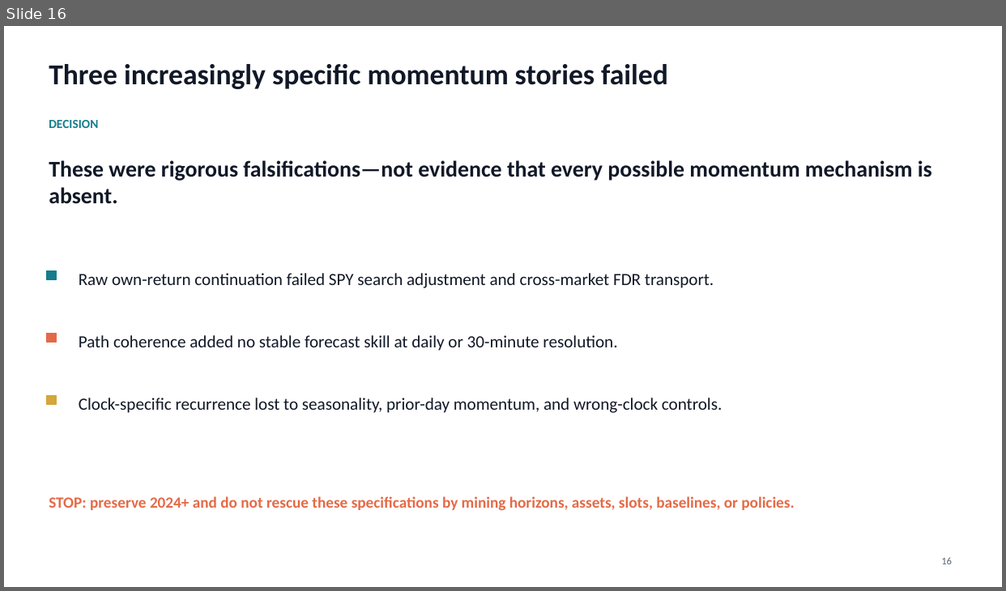
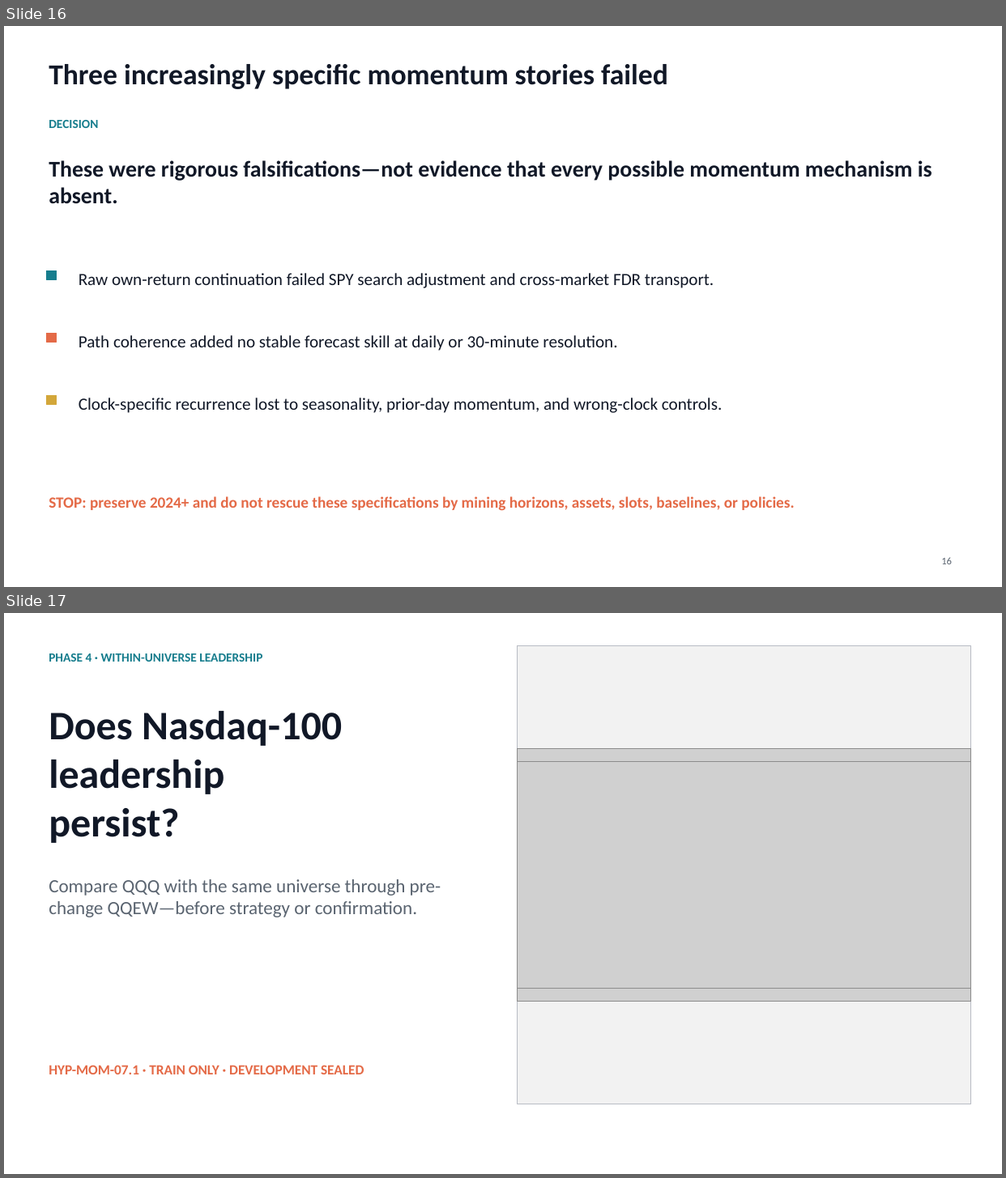
Before and after one commit to Francisc0Franc0/Time-Series-Modeling-Gen5, a slide deck: literature_studies/presentations/gen5_momentum_predictor_evidence_series.pptx. Shown one above the other, each under a label of ours: slide 16 before the commit, slides 16 and 17 after it. The pictures are 1006x591 and 1006x1178 pixels, drawn with LibreOffice and Linux fonts; fonts in the diff are those of the drawing; grey boxes stand for pictures. Boxes give left, top, right and bottom in pixels: in the first picture for what was removed or moved away, otherwise in the second. Text is boxed around its words. In the diff, an @@ line names an element or a change of style, - is before the commit and + after.

Commit message:
Consolidate momentum research evidence through CAL-A02

```diff
--- a/literature_studies/presentations/gen5_momentum_predictor_evidence_series.pptx
+++ b/literature_studies/presentations/gen5_momentum_predictor_evidence_series.pptx
@@ slide 17 added at [4,613,1002,1174], background #FFFFFF @@
@@ text added at [49,653,262,662], 12 pt, text #167D8D, bold @@
+PHASE 4 · WITHIN-UNIVERSE LEADERSHIP
@@ rectangle added at [517,646,970,1104], fill #F2F2F2, outline #B8BCC4 0.75 pt @@
@@ text added at [49,711,342,843], 39 pt, text #111827, bold @@
+Does Nasdaq-100 leadership
+persist?
@@ picture added at [517,749,970,1002] @@
@@ picture added at [517,761,970,988] @@
@@ text added at [49,879,441,918], 18 pt, text #5A6470 @@
+Compare QQQ with the same universe through pre-change QQEW—before strategy or confirmation.
@@ text added at [49,1065,364,1075], 13.5 pt, text #E46A47, bold @@
+HYP-MOM-07.1 · TRAIN ONLY · DEVELOPMENT SEALED
```
Also in this commit, not shown: 2 slides changed, 34 other slides added, 3 other files.
